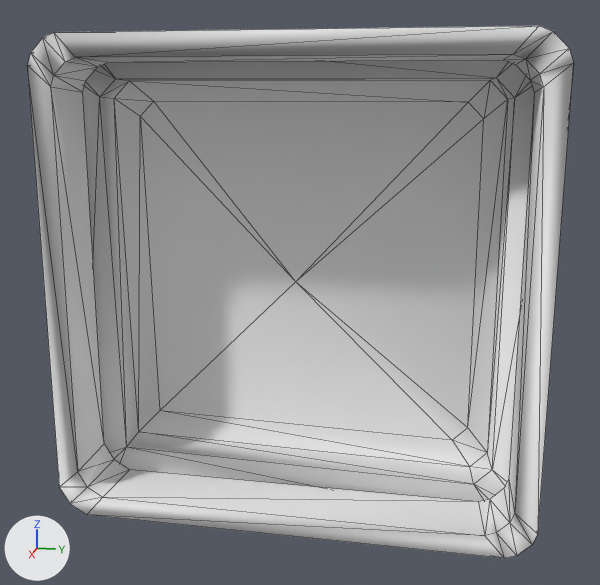
An edit to the FBX model Unity/Assets/HandheldTools/Models/ProbeLauncherScreen.fbx, drawn before and after from the same camera.
Camera for both pictures: a 50 mm camera at (0.64, 0.143, 0.17) aimed at (-0.122, -0.01, -0.02). Every picture has the same lights, and +X, +Y and +Z are marked at lower left. Mesh edges are drawn as thin lines. Where no turn or scale is listed for an object, it has been applied to the vertices.

Objects in the first picture: 'ProbeScreen'.
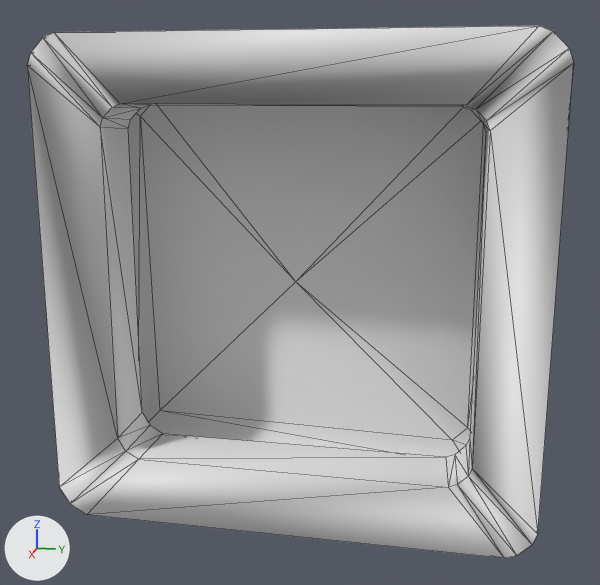
What differs and where, as boxes [x1, y1, x2, y2] in the pictures (600 x 585 px; the box of a moved part takes in the faces that stretch with it):
part 1 of me_probescreen, moved or reshaped
    both: [27, 26, 574, 558]

The edits, one by one:
me_probescreen has 82 vertices, 147 faces and spans x -0.093..0.038, y -0.239..0.224, z -0.239..0.222.
me_probescreen is used by ob_probescreen; location (-0.096, -0.004, -0.005).
me_probescreen part 1: all 30 vertices in x -0.022..0.038, y -0.216..0.203, z -0.218..0.201 are scaled about their middle by (1, 0.8, 0.8), then moved by (0.0, 0.003, 0.003).
